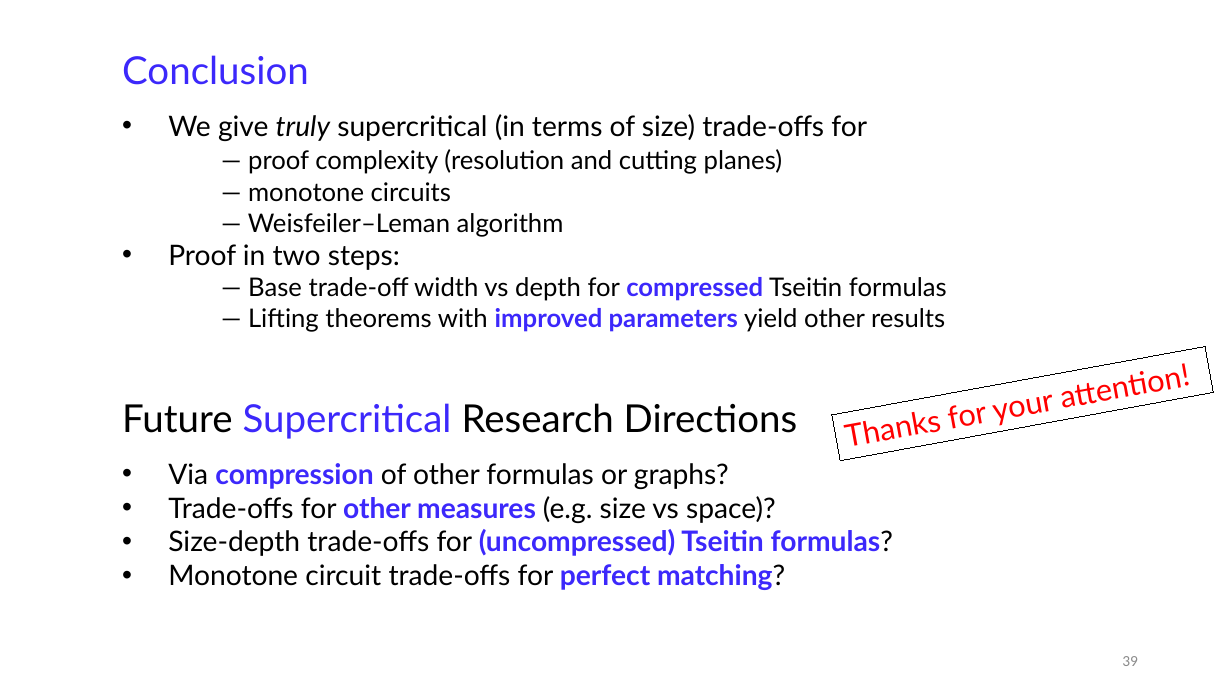
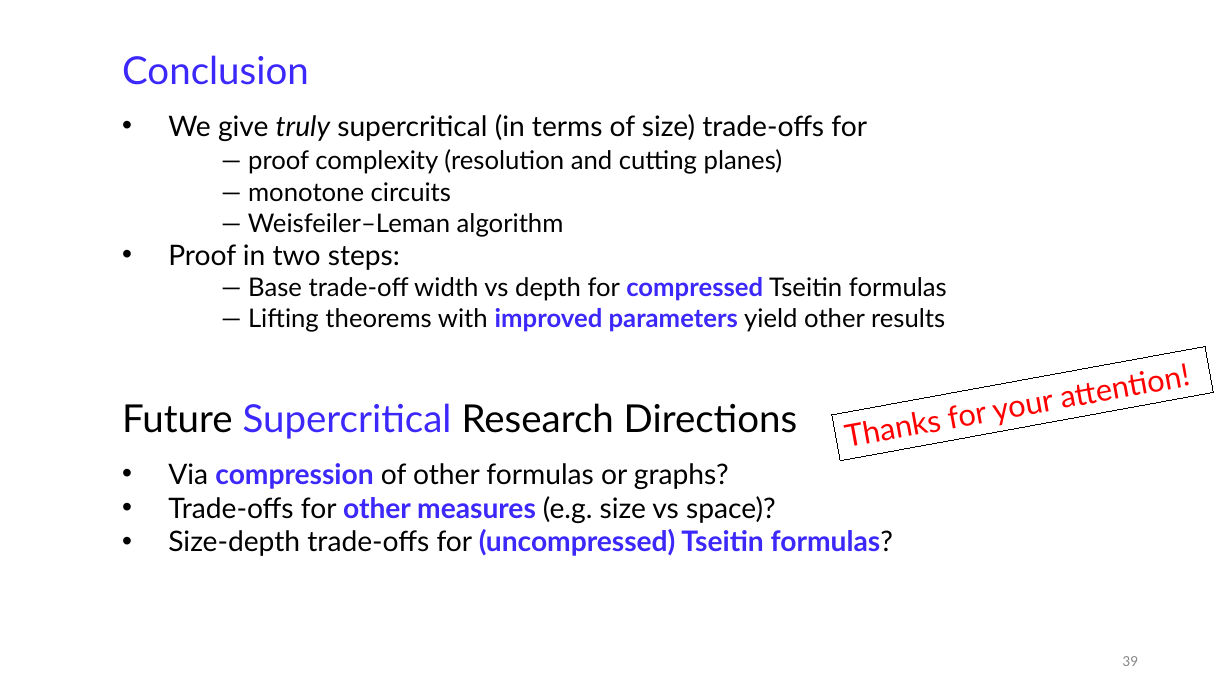
Before and after one commit to jakobnordstrom/jakobnordstrom.github.io, a slide deck: slide 39 of docs/presentations/TalkSupercriticalTrade-offs_ICTS2608.pptx. Drawn at 1232x693 pixels with LibreOffice and Linux fonts; fonts in the diff are those of the drawing. Boxes give left, top, right and bottom in pixels: in the first picture for what was removed or moved away, otherwise in the second. Text is boxed around its words. In the diff, an @@ line names an element or a change of style, - is before the commit and + after.

Commit message:
Slides for ICTS talk

```diff
--- a/docs/presentations/TalkSupercriticalTrade-offs_ICTS2608.pptx
+++ b/docs/presentations/TalkSupercriticalTrade-offs_ICTS2608.pptx
@@ text at box(168, 564, 785, 590): paragraph removed @@
-• Monotone circuit trade-offs for perfect matching?
```
Also in this commit, not shown: 1 other file.
